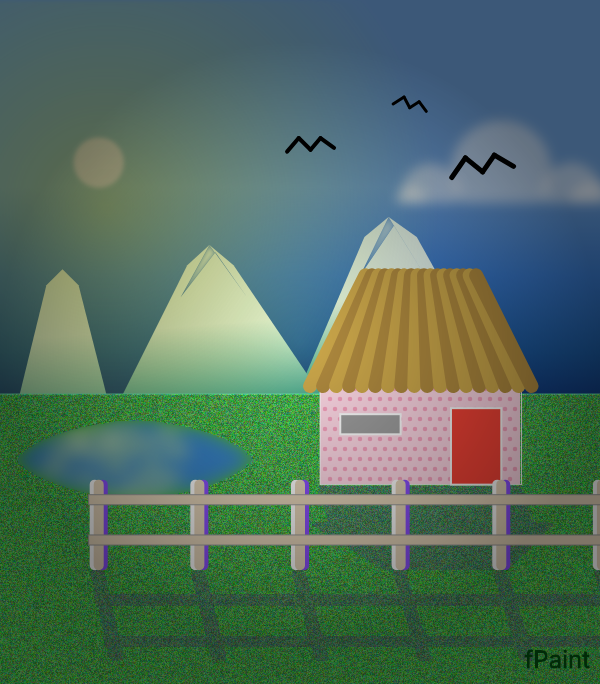
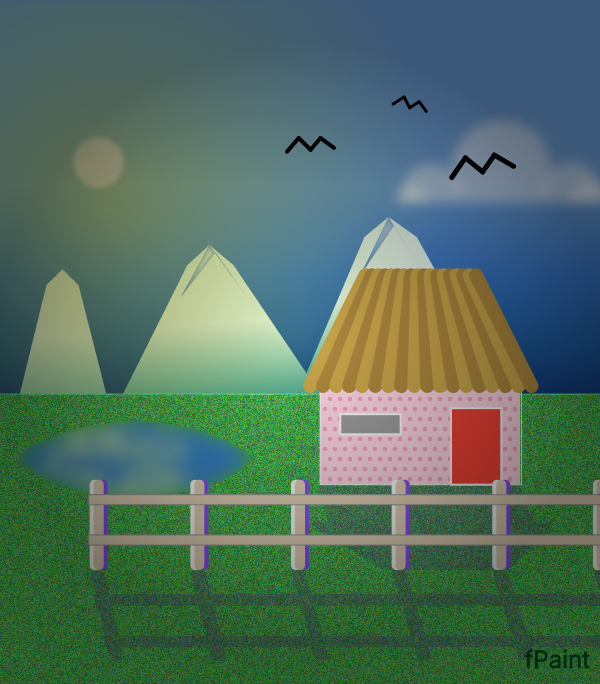
Layer changes from the first (600, 684) image to the second:
painted on "Land" over [0,394,600,684]
